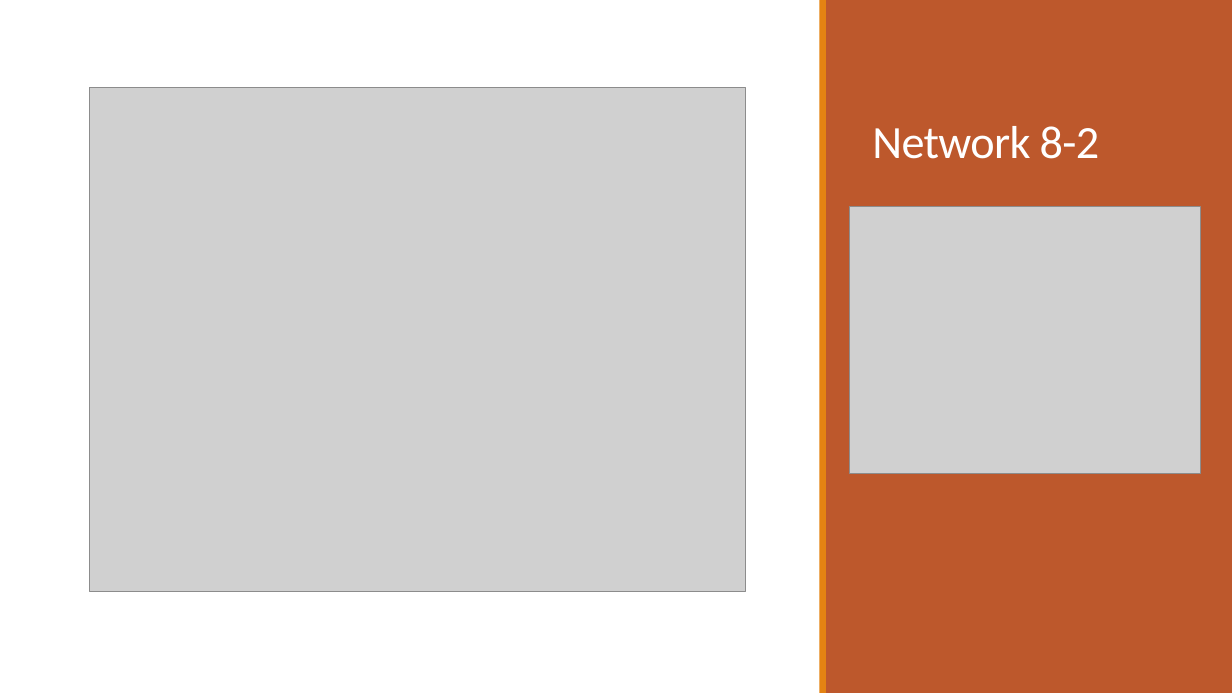
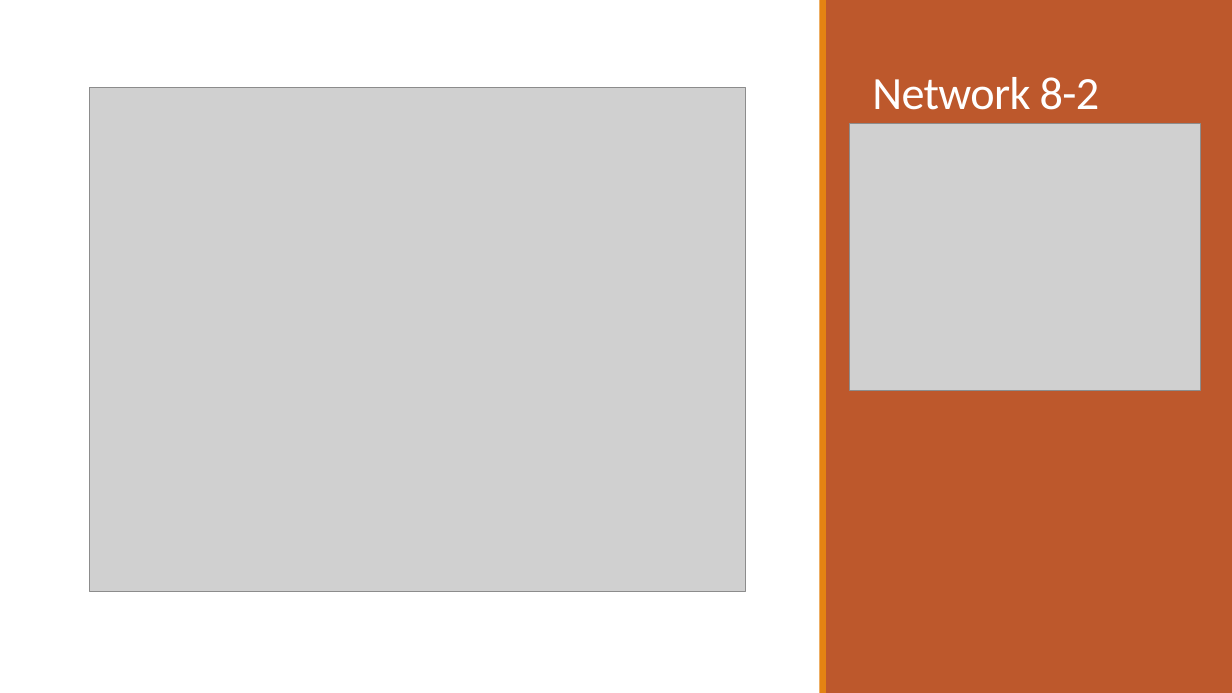
Before and after one commit to dyaom/REHS-2019, a slide deck: slide 15 of Cataract.pptx. Drawn at 1232x693 pixels with LibreOffice and Linux fonts; fonts in the diff are those of the drawing; grey boxes stand for pictures. Boxes give left, top, right and bottom in pixels: in the first picture for what was removed or moved away, otherwise in the second. Text is boxed around its words. In the diff, an @@ line names an element or a change of style, - is before the commit and + after.

```diff
--- a/Cataract.pptx
+++ b/Cataract.pptx
@@ title "Network 8-2": place and size @@
-title "Network 8-2" at <box>872,126,1100,159</box>
+title "Network 8-2" at <box>872,77,1100,110</box>
@@ picture: place and size @@
-picture at <box>849,206,1201,473</box>
+picture at <box>849,123,1201,390</box>
```
Also in this commit, not shown: 6 other slides changed, 1 slide added, 1 other file.
